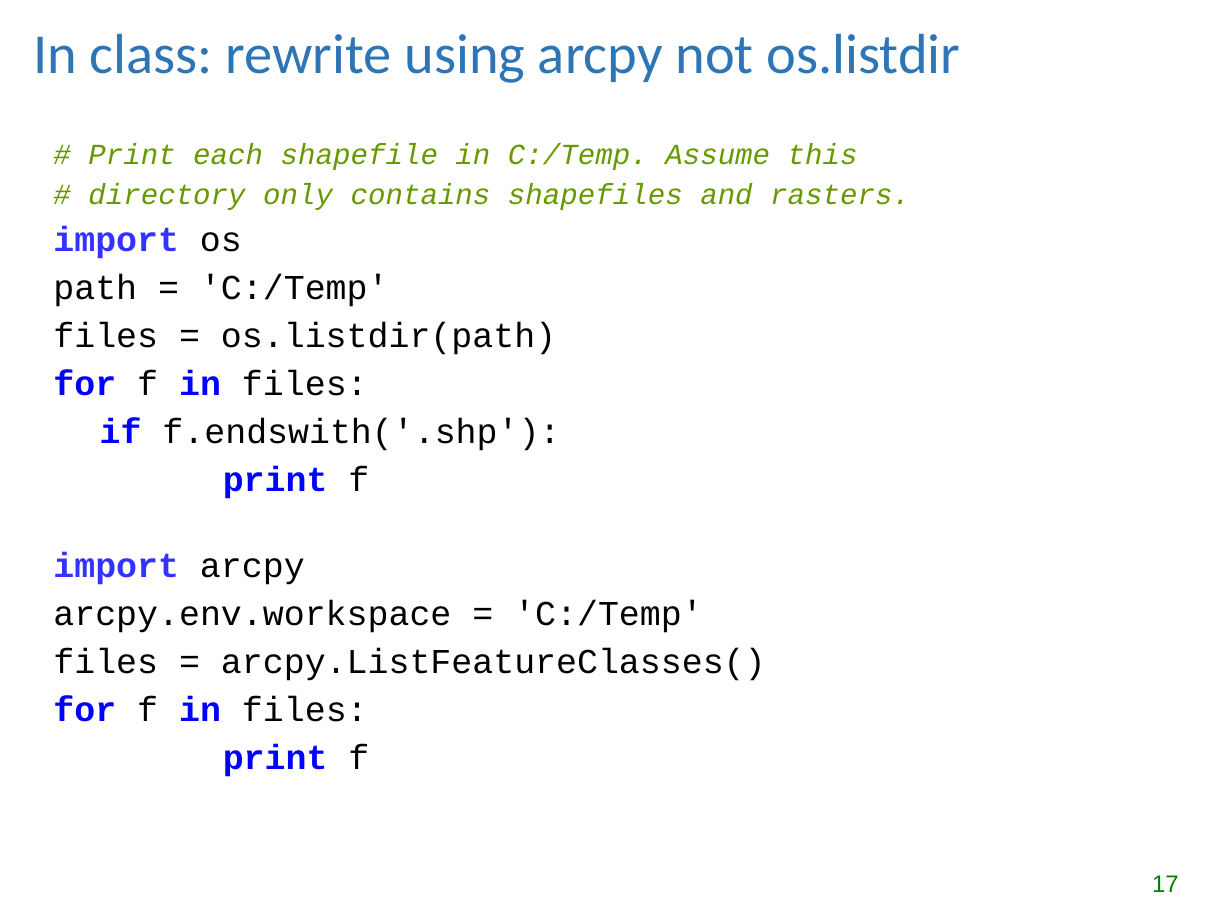
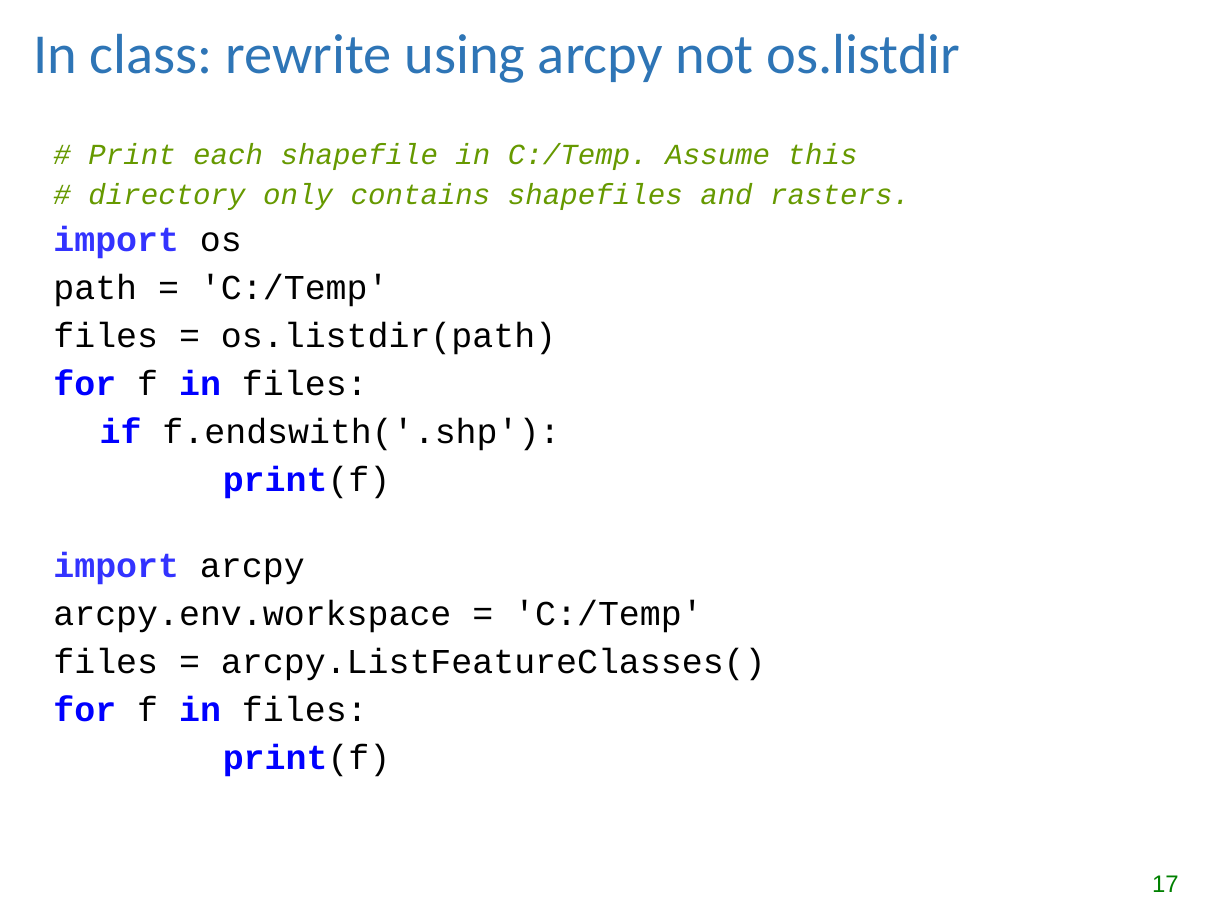
Before and after one commit to lgtateos/gis540, a slide deck: slide 17 of slides/batchProcessing.ppt. Drawn at 1232x924 pixels with LibreOffice and Linux fonts; fonts in the diff are those of the drawing. Boxes give left, top, right and bottom in pixels: in the first picture for what was removed or moved away, otherwise in the second. Text is boxed around its words. In the diff, an @@ line names an element or a change of style, - is before the commit and + after.

```diff
--- a/slides/batchProcessing.ppt
+++ b/slides/batchProcessing.ppt
@@ text at (223,467,391,499): text changed @@
-print f
+print(f)
@@ text at (223,744,391,777): text changed @@
-print f
+print(f)
```
Also in this commit, not shown: 6 other slides changed, 1 other file.
